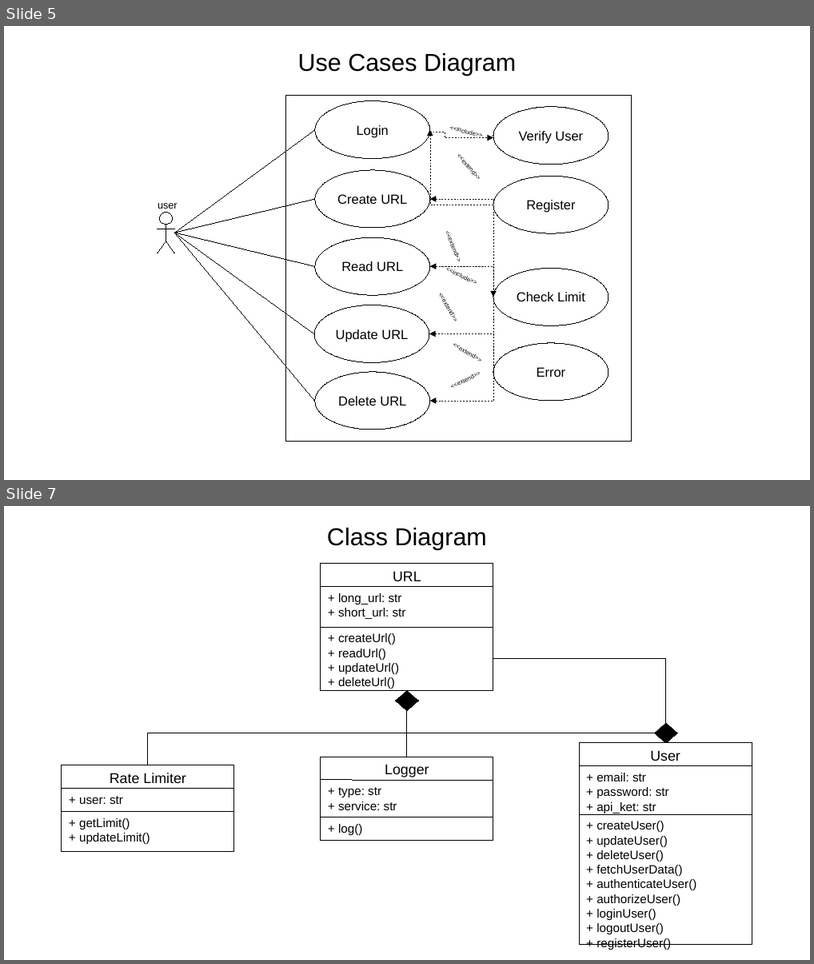
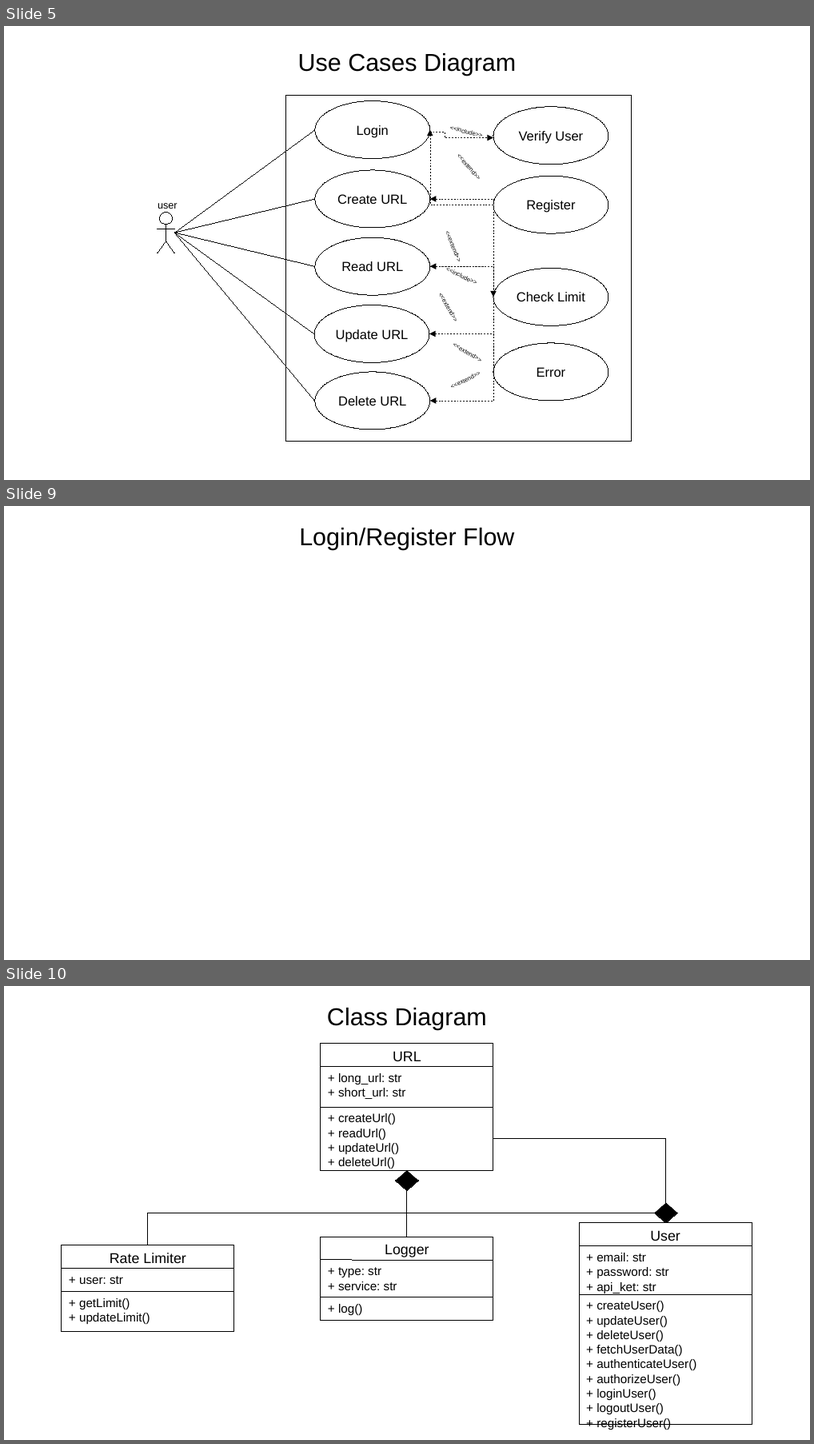
Before and after one commit to ankitpal181/Python, a slide deck: Flask/Url-Shortner/documentation/system_design.odp. Shown one above the other, each under a label of ours: slides 5 and 7 before the commit, slides 5, 9 and 10 after it; the slides between them are not shown. The pictures are 814x964 and 814x1444 pixels, drawn with LibreOffice and Linux fonts; fonts in the diff are those of the drawing. Boxes give left, top, right and bottom in pixels: in the first picture for what was removed or moved away, otherwise in the second. Text is boxed around its words. In the diff, an @@ line names an element or a change of style, - is before the commit and + after.

```diff
--- a/Flask/Url-Shortner/documentation/system_design.odp
+++ b/Flask/Url-Shortner/documentation/system_design.odp
@@ slide 9 added at <box>4,506,810,960</box>, background #FFFFFF @@
@@ text added at <box>299,528,514,550</box>, 24 pt, text #000000 @@
+Login/Register Flow
@@ what was slide 7 is now slide 10 @@
```
Also in this commit, not shown: 1 slide changed, 3 other slides added, 1 slide removed, 2 other files.
